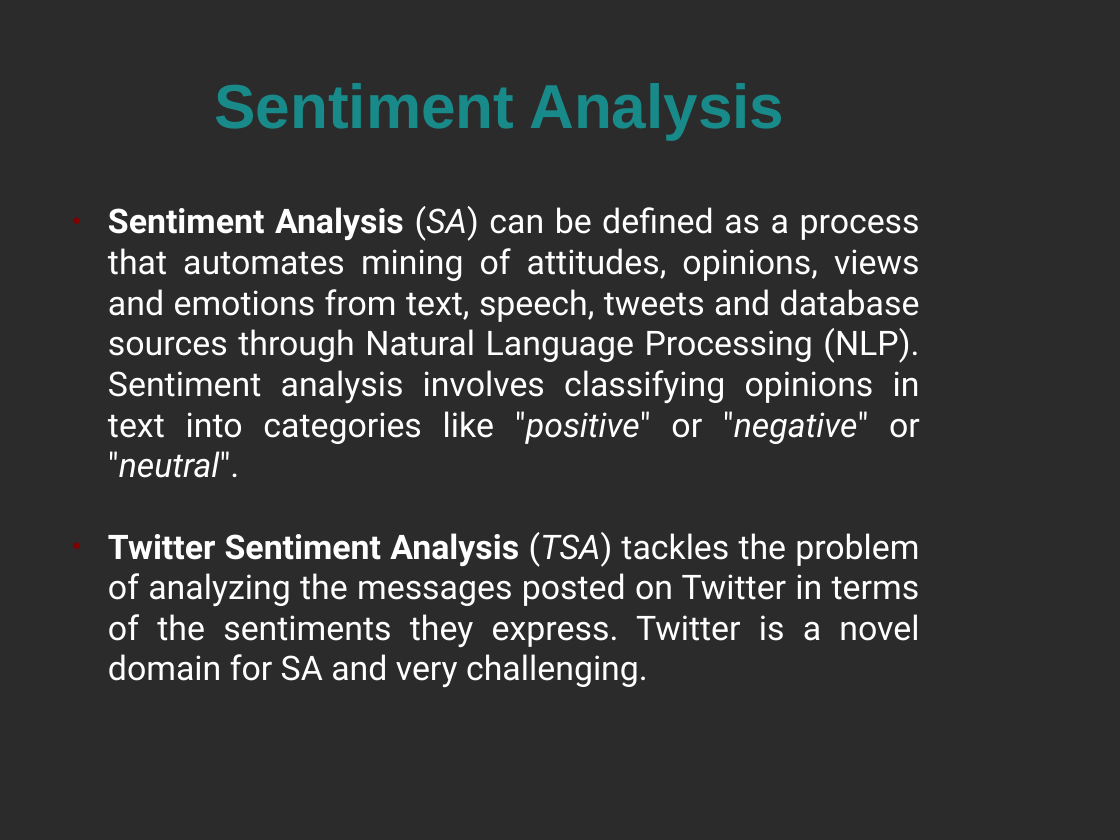
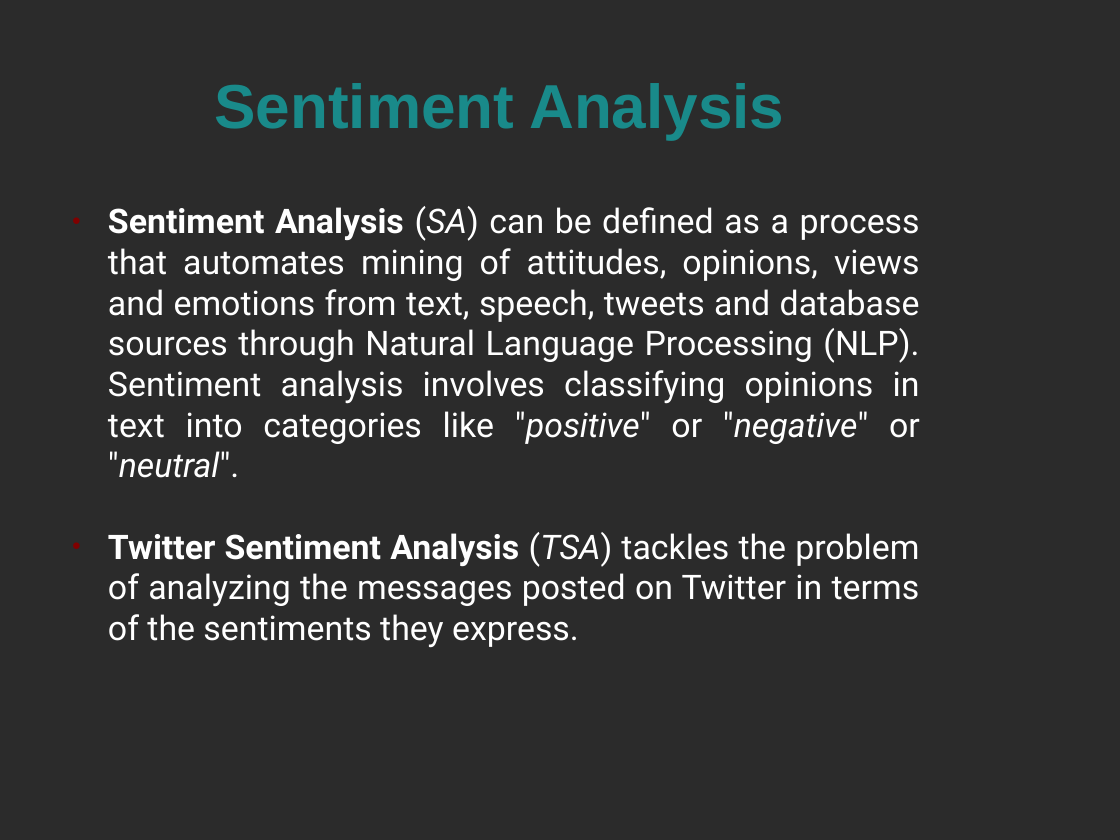
Before and after one commit to alextsil/twitter-topic-detection-and-analysis, a slide deck: slide 11 of parousiasi/presentation.odp. Drawn at 1120x840 pixels with LibreOffice and Linux fonts; fonts in the diff are those of the drawing; background and template pictures are left out; a plain dark background stands for a picture behind light text. Boxes give left, top, right and bottom in pixels: in the first picture for what was removed or moved away, otherwise in the second. Text is boxed around its words. In the diff, an @@ line names an element or a change of style, - is before the commit and + after.

```diff
--- a/parousiasi/presentation.odp
+++ b/parousiasi/presentation.odp
@@ text at <box>108,532,920,648</box>: text changed @@
-● Twitter Sentiment Analysis (TSA) tackles the problem of analyzing the messages posted on Twitter in terms of the sentiments they express. Twitter is a novel domain for SA and very challenging.
+● Twitter Sentiment Analysis (TSA) tackles the problem of analyzing the messages posted on Twitter in terms of the sentiments they express.
```
Also in this commit, not shown: 3 other slides changed, 1 slide removed.
